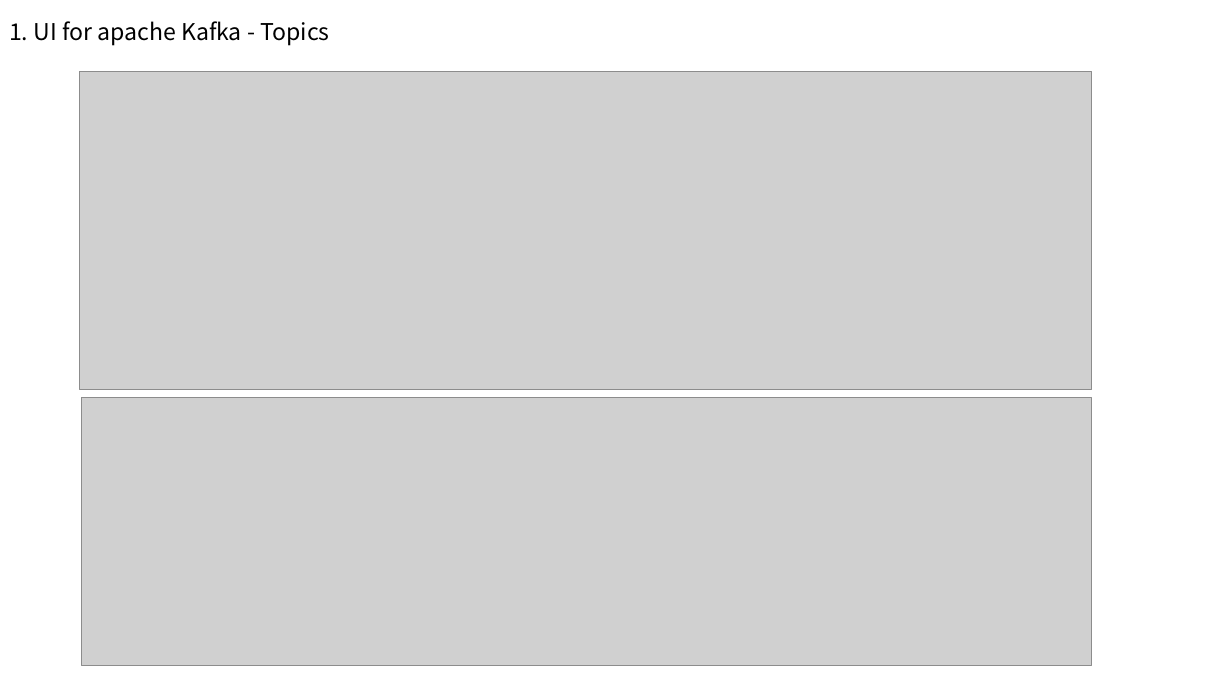
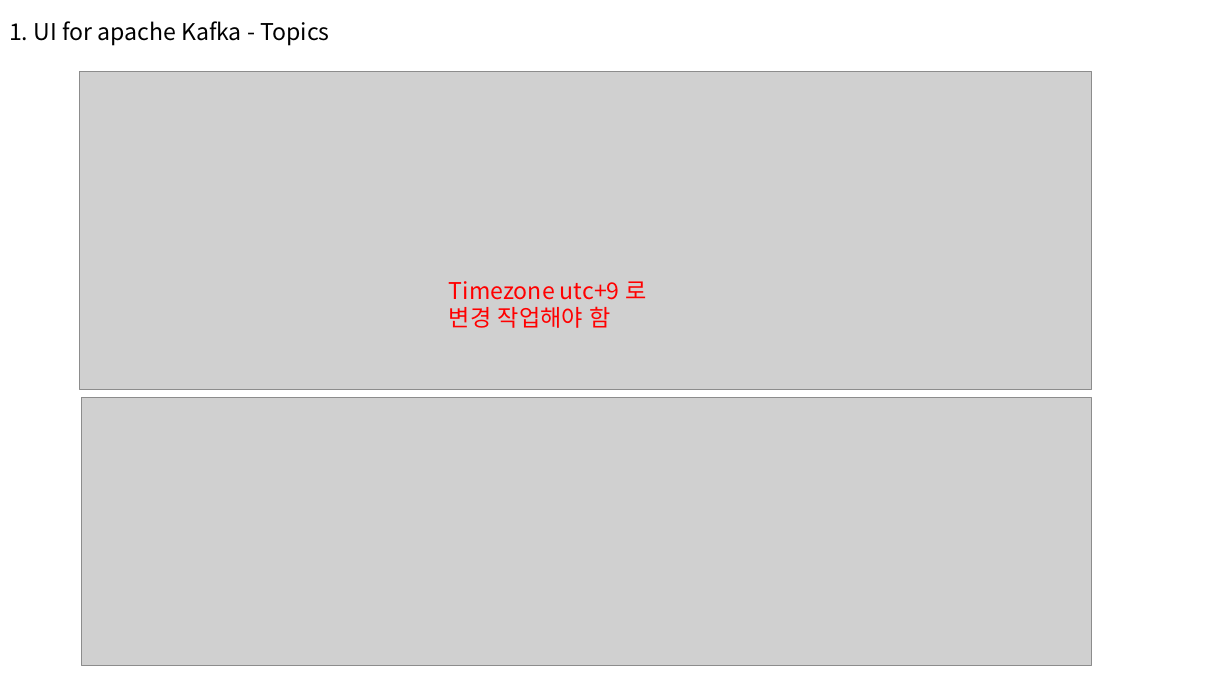
Before and after one commit to stkim7/silo, a slide deck: slide 6 of kafka ui 비교 검토.pptx. Drawn at 1232x693 pixels with LibreOffice and Linux fonts; fonts in the diff are those of the drawing; grey boxes stand for pictures. Boxes give left, top, right and bottom in pixels: in the first picture for what was removed or moved away, otherwise in the second. Text is boxed around its words. In the diff, an @@ line names an element or a change of style, - is before the commit and + after.

```diff
--- a/kafka ui 비교 검토.pptx
+++ b/kafka ui 비교 검토.pptx
@@ text added at (x1=449, y1=281, x2=646, y2=328), 18 pt, text #FF0000 @@
+Timezone utc+9 로 변경 작업해야 함
```
